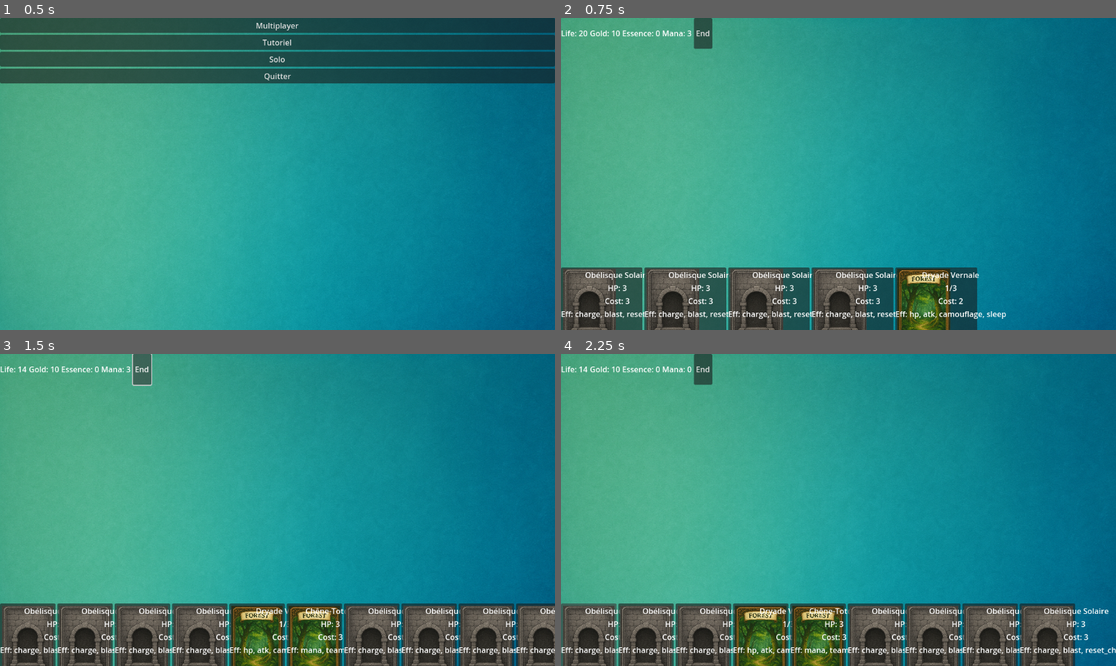
Above: before the commit, frames 1-4 (two rows, left to right).
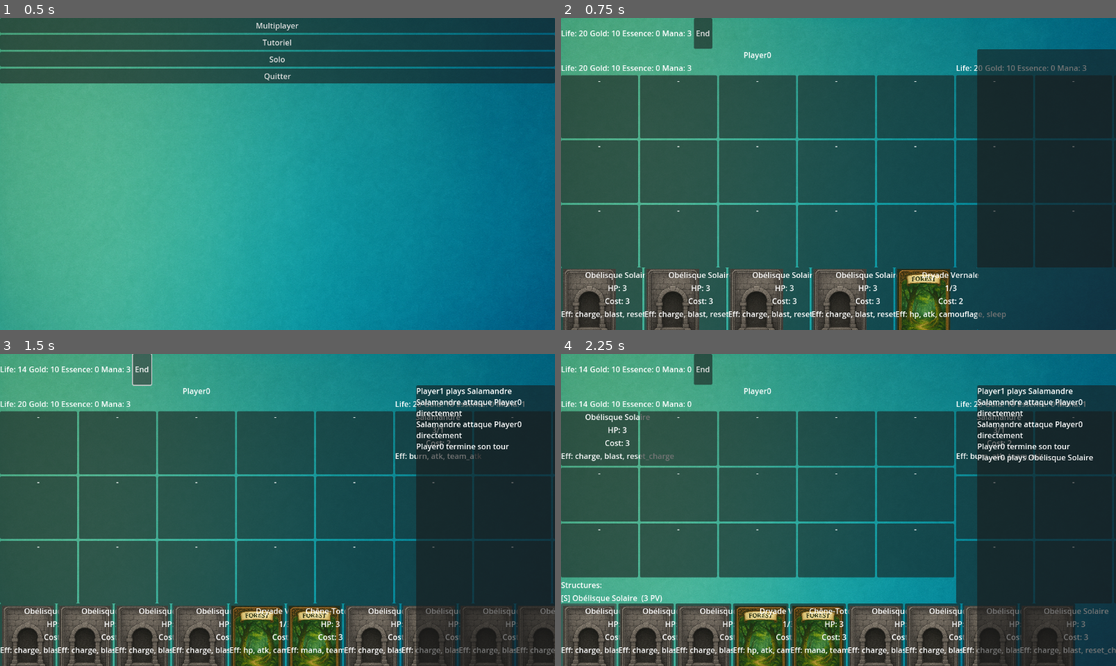
Above: after the commit, the same moments.

Repository: cbCielblanc/deckbuilding
Game: Godot game, scene res://scenes/MainMenu.tscn
Same seed, same stepped clock (60 frames per second), same inputs: the game is played once before the commit and once after it.
Inputs (mouse positions are in pixels of both pictures, inside the frame that each line leads up to):
- Up to frame 1 (0.5 s): no input
- Up to frame 2 (0.75 s): click "Solo" at 0.5 s
- Up to frame 3 (1.5 s): click "End" at 1.25 s
- Up to frame 4 (2.25 s): click (588, 644) at 2 s

Frame 1 is identical in both runs. In frame 2, 67% of the frame differs, in the area x 0-100%, y 10-100%; in frame 3, 65%; in frame 4, 61%.
Error before the commit: Parse Error: Used space character for indentation instead of tab as used before in the file. (res://ui/board_ui.gd:70)

Commit message:
fix: use tabs in BoardUI

Diff:
--- a/ui/board_ui.gd
+++ b/ui/board_ui.gd
@@ -68,16 +68,19 @@
 				box.anchor_top = 0.0
 				box.anchor_right = 1.0
 				box.anchor_bottom = 1.0
+				box.mouse_filter = Control.MOUSE_FILTER_IGNORE
 
-                               var c : Card = board.grids[player][x][y]
+				var c : Card = board.grids[player][x][y]
 
 				var lbl_name := Label.new()
 				lbl_name.horizontal_alignment = HORIZONTAL_ALIGNMENT_CENTER
 				lbl_name.text = c.name if c else "-"
+				lbl_name.mouse_filter = Control.MOUSE_FILTER_IGNORE
 				box.add_child(lbl_name)
 
 				var lbl_stats := Label.new()
 				lbl_stats.horizontal_alignment = HORIZONTAL_ALIGNMENT_CENTER
+				lbl_stats.mouse_filter = Control.MOUSE_FILTER_IGNORE
 				if c:
 					if c.card_type == constants.CardType.UNIT:
 						lbl_stats.text = "%d/%d" % [c.atk, c.hp]
@@ -90,6 +93,7 @@
 				box.add_child(lbl_stats)
 				var lbl_cost := Label.new()
 				lbl_cost.horizontal_alignment = HORIZONTAL_ALIGNMENT_CENTER
+				lbl_cost.mouse_filter = Control.MOUSE_FILTER_IGNORE
 				if c:
 					var cost := 0
 					match c.card_type:
@@ -106,6 +110,7 @@
 
 				var lbl_eff := Label.new()
 				lbl_eff.horizontal_alignment = HORIZONTAL_ALIGNMENT_CENTER
+				lbl_eff.mouse_filter = Control.MOUSE_FILTER_IGNORE
 				if c:
 					var actions : Array[String] = []
 					for key in c.effects.keys():
@@ -116,30 +121,30 @@
 					lbl_eff.text = ""
 				box.add_child(lbl_eff)
 
-                               cell.add_child(box)
-                                cell.gui_input.connect(Callable(self, "_on_cell_input").bind(x, y))
-                                grid.add_child(cell)
-                add_child(grid)
+				cell.add_child(box)
+				cell.gui_input.connect(Callable(self, "_on_cell_input").bind(x, y))
+				grid.add_child(cell)
+		add_child(grid)
 
 	# 3) afficher les structures
 		if player.structures.size() > 0:
 				var head_struct := Label.new()
 				head_struct.text = "Structures:"
 				add_child(head_struct)
-                for s in player.structures:
-                        var lbl := Label.new()
-                        lbl.text = "[S] %s  (%d PV)" % [s.name, s.hp]
-                        add_child(lbl)
+		for s in player.structures:
+			var lbl := Label.new()
+			lbl.text = "[S] %s  (%d PV)" % [s.name, s.hp]
+			add_child(lbl)
 
 func _on_cell_input(event: InputEvent, x: int, y: int) -> void:
-       if event is InputEventMouseButton and event.button_index == MOUSE_BUTTON_LEFT:
-               if event.pressed:
-                       var c: Card = board.grids[player][x][y]
-                       if c and c.card_type == constants.CardType.UNIT:
-                               selected_from = Vector2i(x, y)
-               else:
-                       if selected_from.x != -1:
-                               board.move_unit(player, selected_from.x, selected_from.y, x, y)
-                               selected_from = Vector2i(-1, -1)
-                               _refresh()
-                               EventBus.emit("board_changed")
+	if event is InputEventMouseButton and event.button_index == MOUSE_BUTTON_LEFT:
+		if event.pressed:
+			var c: Card = board.grids[player][x][y]
+			if c and c.card_type == constants.CardType.UNIT:
+				selected_from = Vector2i(x, y)
+		else:
+			if selected_from.x != -1:
+				board.move_unit(player, selected_from.x, selected_from.y, x, y)
+				selected_from = Vector2i(-1, -1)
+				_refresh()
+				EventBus.emit("board_changed")
Not shown, changed: ui/README.md
